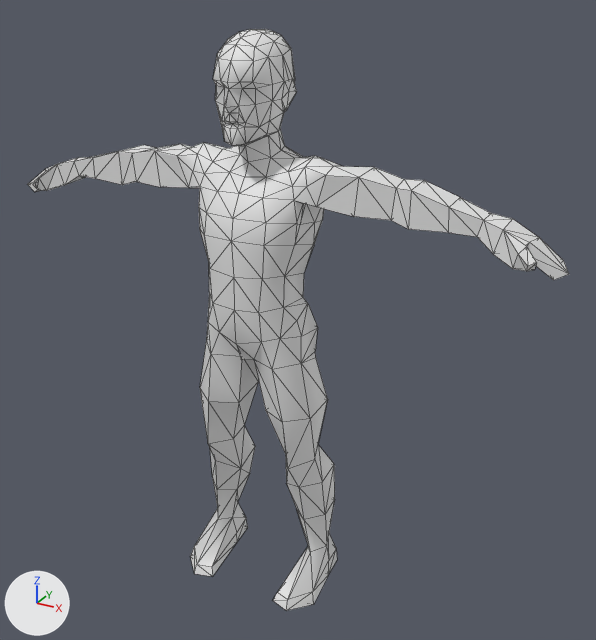
Renders of the FBX model media/anims_X/normal/TTRP_Crawling.fbx from each side of a commit.
One viewpoint serves both versions: a 50 mm lens placed at (0.675, -1.061, 1.081), pointed at (0.053, 0.071, 0.515). Lighting does not change. The marker at lower left points along +X, +Y and +Z. Mesh edges are drawn as thin lines. Materials are left out; every surface is plain grey. Where no turn or scale is listed for an object, it has been applied to the vertices.

The first picture shows 'Body_NoDress'.
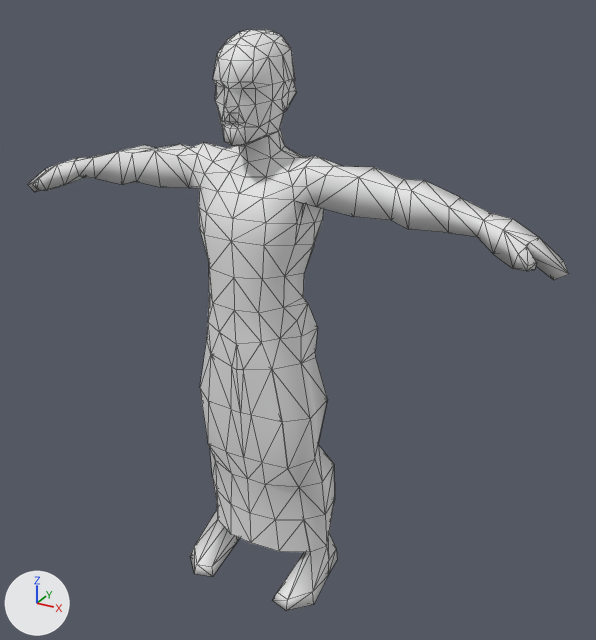
The newer file is also rescaled (x3.357), turned or shifted as a whole; pictures and numbers use the older file's frame.

Where the change shows, as pixel boxes [x1, y1, x2, y2] in the pictures (596 x 640 px):
part 1 of me_body_nodress, added
    after: [208, 333, 310, 552]

Diff of the bpy script that builds the scene:
```diff
--- a/media/anims_X/normal/TTRP_Crawling.fbx.py
+++ b/media/anims_X/normal/TTRP_Crawling.fbx.py
@@ me_body_nodress @@
 # used by ob_body_nodress; location = (0.0, 0.0, 0.005)
-me_body_nodress.from_pydata(...)  # 416 vertices, 826 faces; spans x -0.493..0.493, y -0.06..0.107, z -0.001..0.98
+me_body_nodress.from_pydata(...)  # 470 vertices, 914 faces; spans x -0.493..0.493, y -0.06..0.122, z -0.001..0.98
+# me_body_nodress part 1
+# 54 vertices are added at x -0.12..0.124, y -0.043..0.122, z 0.073..0.463
+# 88 new faces join them
```
